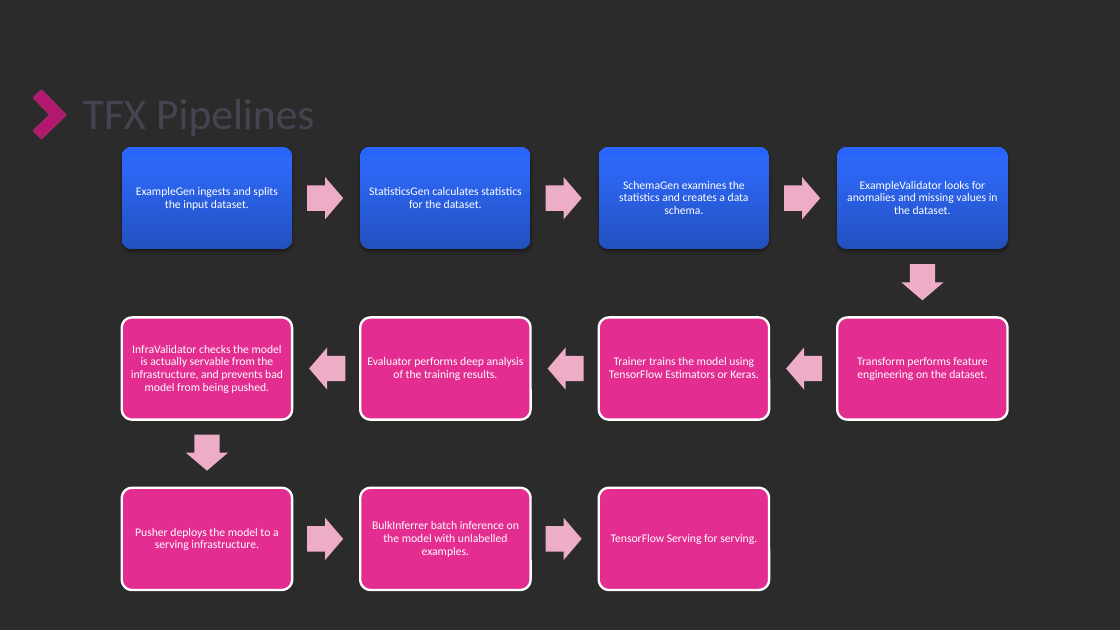
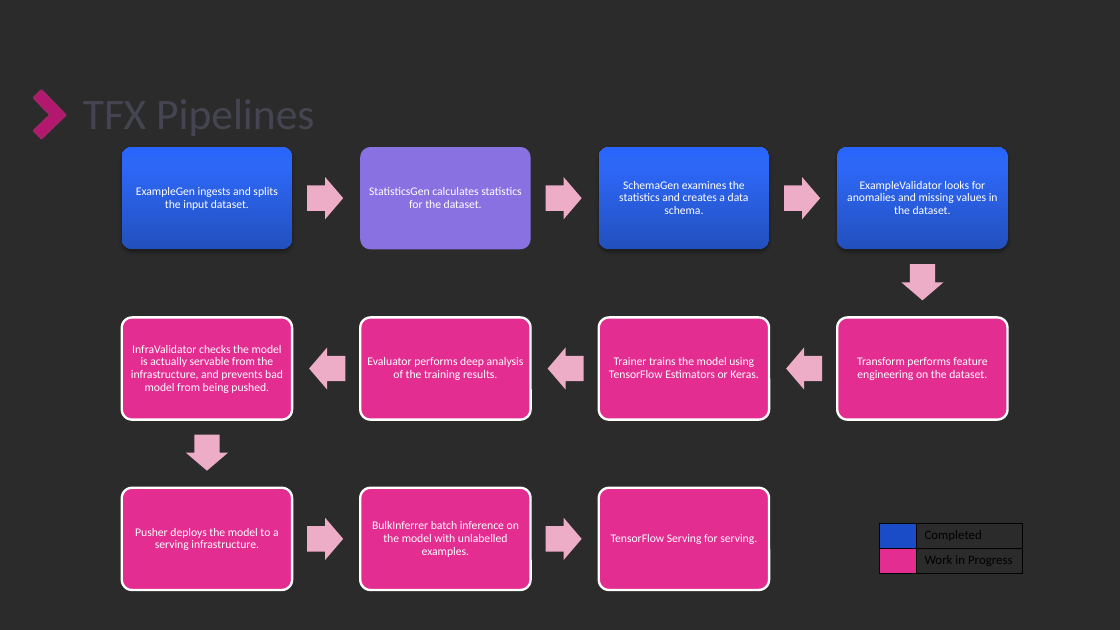
Before and after one commit to GPSV-Project/Recommendation_System, a slide deck: slide 18 of 3- Presentation/Recommendation Engine Project using MMoE.pptx (slide 13 before the commit). Drawn at 1120x630 pixels with LibreOffice and Linux fonts; fonts in the diff are those of the drawing; background and template pictures are left out; a plain dark background stands for a picture behind light text. Boxes give left, top, right and bottom in pixels: in the first picture for what was removed or moved away, otherwise in the second. Text is boxed around its words. In the diff, an @@ line names an element or a change of style, - is before the commit and + after.

```diff
--- a/3- Presentation/Recommendation Engine Project using MMoE.pptx
+++ b/3- Presentation/Recommendation Engine Project using MMoE.pptx
@@ rounded rectangle at <box>360,147,531,250</box>: fill gradient #2350BE to #2E67F7 to #2A66FC to #8971E1; shadow off @@
@@ table added at <box>880,523,1023,574</box>, 2 rows, 2 columns @@
+ | Completed
+ | Work in Progress
```
Also in this commit, not shown: 8 other slides changed, 5 slides added, 11 other files.
